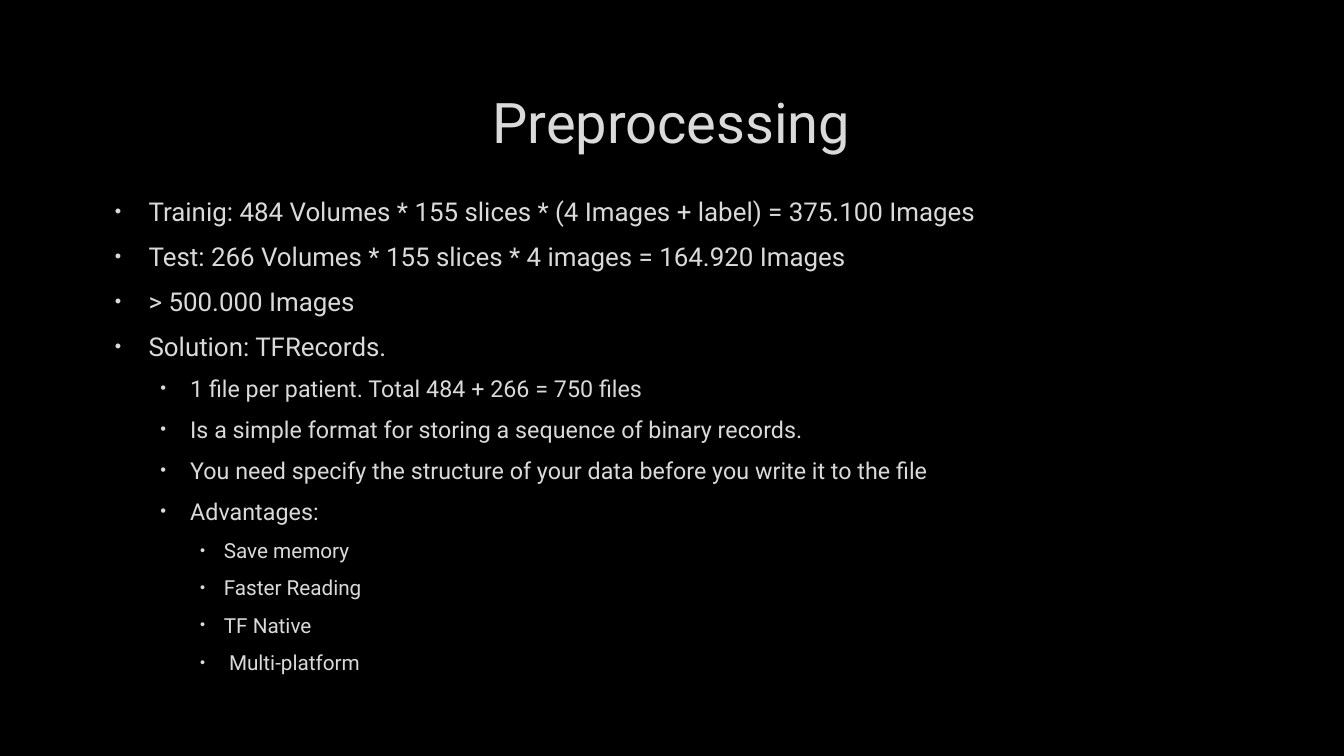
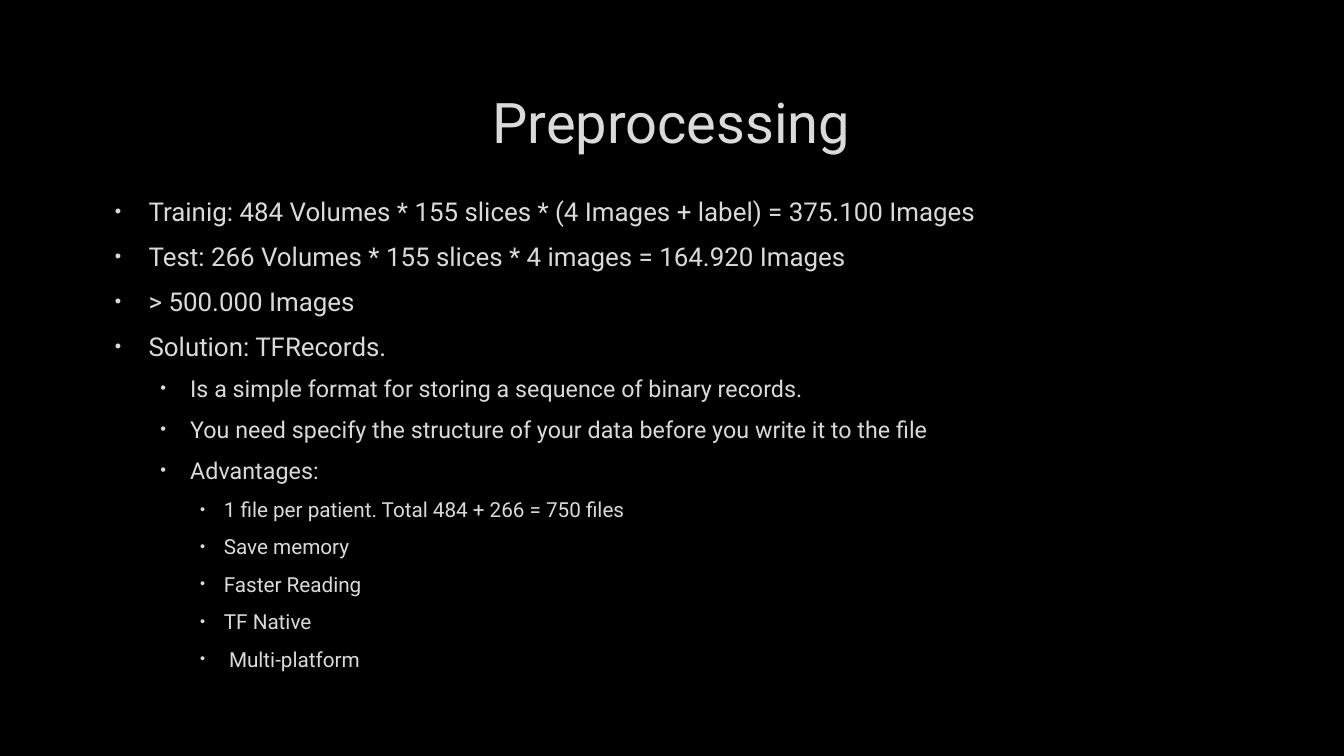
Before and after one commit to upc-postgrads/BrainScan, a slide deck: slide 9 of exposicio_dijous/BrainScan_19.pptx. Drawn at 1344x756 pixels with LibreOffice and Linux fonts; fonts in the diff are those of the drawing; background and template pictures are left out. Boxes give left, top, right and bottom in pixels: in the first picture for what was removed or moved away, otherwise in the second. Text is boxed around its words. In the diff, an @@ line names an element or a change of style, - is before the commit and + after.

```diff
--- a/exposicio_dijous/BrainScan_19.pptx
+++ b/exposicio_dijous/BrainScan_19.pptx
@@ text at (190, 379, 642, 402): paragraph removed @@
-  • 1 file per patient. Total 484 + 266 = 750 files
@@ text at (224, 501, 624, 522): paragraph added @@
+    • 1 file per patient. Total 484 + 266 = 750 files
```
